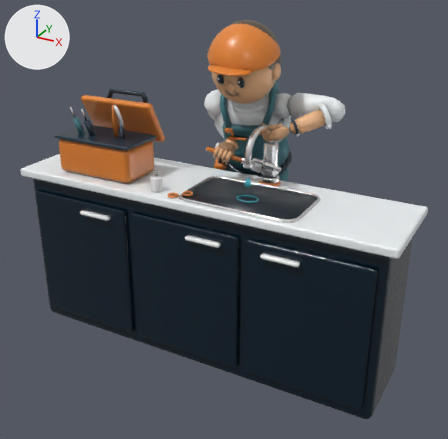
The glTF model public/modelle/bild-1.glb as it was, and as the next commit left it.
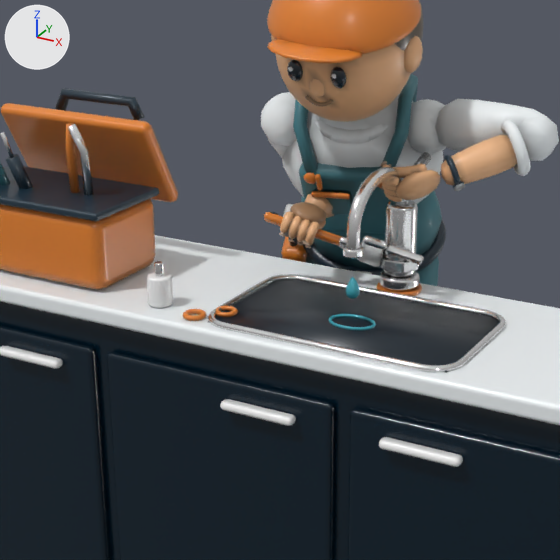
There are two pictures of each version: one whole from a 50 mm camera at (1.42, -2.18, 1.98) aimed at (0.01, 0.39, 0.69), one close up on the part from 18% to 77% of the width and 10% to 71% of the height. Lighting does not change. The marker at upper left points along +X, +Y and +Z. The last two pictures show the newer version. Where no turn or scale is listed for an object, it has been applied to the vertices. Vertices at exactly the same position are counted once.

The first close-up shows 'Arbeitsplatte', 'Auslauf', 'Becken', 'Deckel', 'Dreher1', 'Fachkraft1Daumen', 'FachkraftArm1', 'FachkraftBauch', 'FachkraftSchnalle', 'Sockel', 'Tropfen' and 7 more.
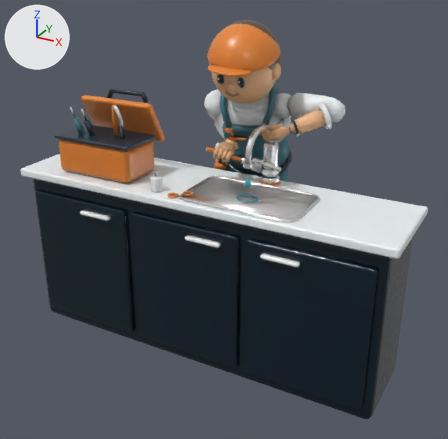
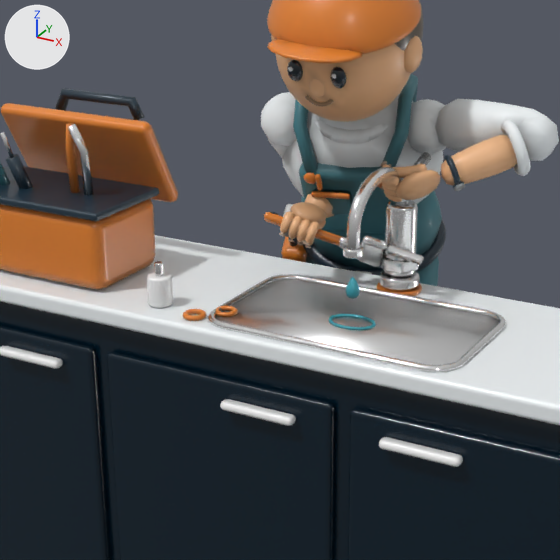
Where the newer file only moved an object's origin or applied its transform, the numbers keep the older frame.

Boxes [x1, y1, x2, y2] around the edits, measured in the close-ups (560 x 560 px):
part 1 of me_becken, recoloured (lighter): [208, 279, 499, 373] in both
part 2 of me_fachkraft1daumen, edited (looks the same): [272, 36, 517, 246] in both

What changed in the scene script:
```text
Add mat_fx_weiss_0_32_1_0_0_0:
    mat_fx_weiss_0_32_1_0_0_0 = bpy.data.materials.new('--fx-weiss|0.32|1.0|0.0')
    mat_fx_weiss_0_32_1_0_0_0.use_nodes = True; mat_fx_weiss_0_32_1_0_0_0.node_tree.nodes.clear()
    _N = mat_fx_weiss_0_32_1_0_0_0.node_tree.nodes; _L = mat_fx_weiss_0_32_1_0_0_0.node_tree.links
    n0 = _N.new('ShaderNodeBsdfPrincipled'); n0.name = 'Principled BSDF'
    n0.inputs[1].default_value = 1.0  # 'Metallic'
    n0.inputs[2].default_value = 0.32  # 'Roughness'
    n1 = _N.new('ShaderNodeOutputMaterial'); n1.name = 'Material Output'
    n2 = _N.new('ShaderNodeVertexColor'); n2.name = 'Color Attribute'
    _L.new(n0.outputs[0], n1.inputs[0])  # 'BSDF' to 'Surface'
    _L.new(n2.outputs[0], n0.inputs[0])  # 'Color' to 'Base Color'
Change me_becken:
    used by ob_becken; location = (0.18, 0.475, 0.547)
    remove me_becken.from_pydata(...)  # 1108 vertices, 2172 faces; spans x -0.35..0.35, y -0.435..0.435, z -0.549..0.549
    add me_becken.from_pydata(...)  # 8 vertices, 12 faces; spans x -0.21..0.35, y -0.435..-0.115, z 0.375..0.379
    me_becken part 1: 12 faces spanning x -0.21..0.35, y -0.435..-0.115, z 0.375..0.379 switch from mat_fx_tiefsee_0_42_0_0_0_35 to mat_fx_weiss_0_32_1_0_0_0
    edits to the shape of me_becken do not show in these pictures
Change me_fachkraft1daumen:
    where me_fachkraft1daumen.from_pydata(...)  # 2358 vertices, 4640 faces; spans x -0.283..0.283, y -0.174..0.174, z -0.308..0.308
    used by ob_fachkraft1daumen; location = (0.208, 0.441, 1.332)
    me_fachkraft1daumen part 2: 4488 kept faces spanning x -0.283..0.283, y -0.174..0.174, z -0.308..0.308 get new vertex colours
```
